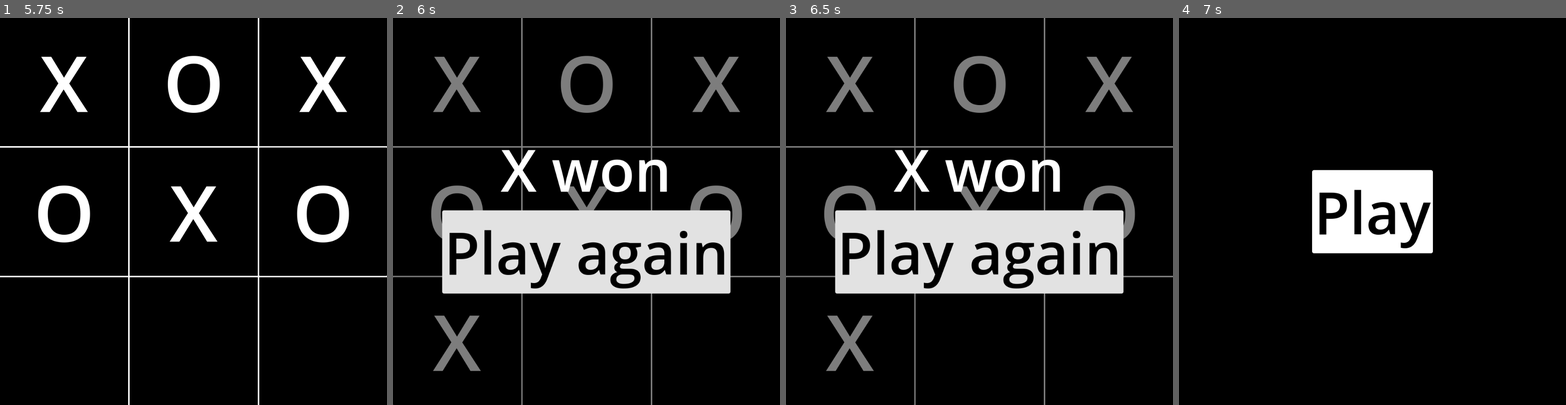
Above: before the commit, frames 1-4 (left to right).
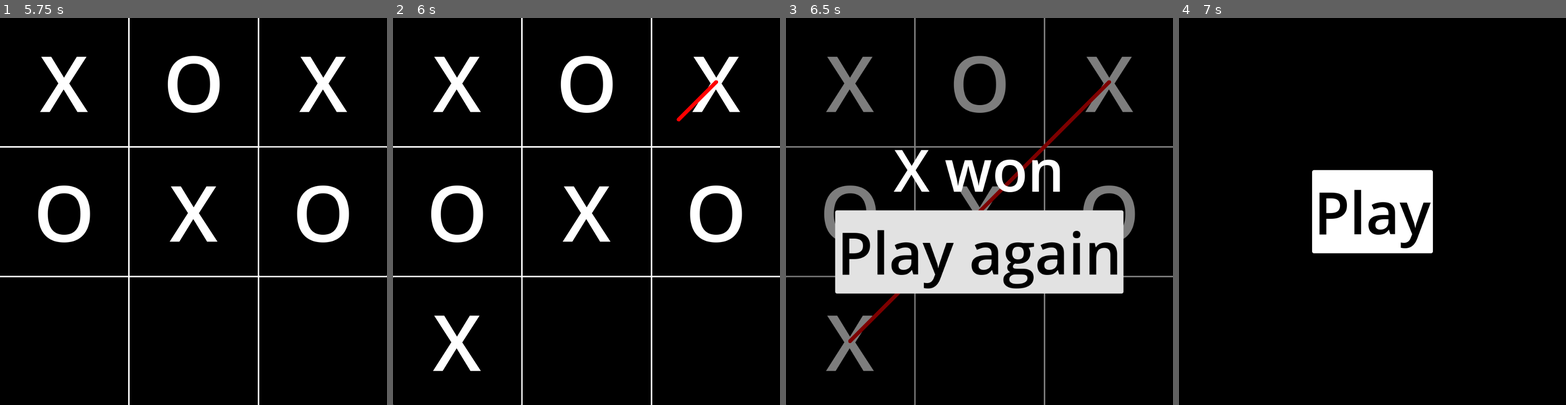
Above: after the commit, the same moments.

Repository: Vorgenstad/tic-tac-toe
Game: Godot game, scene res://scenes/main.tscn
The game is run twice, just before and just after one commit, with the same random seed, the same clock (stepped at 60 frames per second) and the same inputs.
Inputs (mouse positions are in pixels of both pictures, inside the frame that each line leads up to):
- Up to frame 1 (5.75 s): click "Play" at 0.5 s; click (65, 83) at 1.25 s; click (193, 83) at 2 s; click (325, 83) at 2.75 s; click (65, 211) at 3.5 s; click (193, 211) at 4.25 s; click (325, 211) at 5 s
- Up to frame 2 (6 s): click (458, 343) at 5.75 s
- Up to frame 3 (6.5 s): no input
- Up to frame 4 (7 s): click "Play again" at 6.5 s

Frame 1 is identical in both runs. In frame 2, 21% of the frame differs, in the area x 0-100%, y 0-100%; in frame 3, 0.7%; in frame 4, nothing differs.

Commit message:
Added a drawn line across the winning line at the end of the game

Diff:
--- a/scripts/board.gd
+++ b/scripts/board.gd
@@ -3,16 +3,12 @@
 
 signal cell_pressed(x: int, y: int)
 
-@onready var _grid := _initialize_grid()
+var lines: Array
 
-func mark_cell(x: int, y: int, value: Constants.CellValue) -> void:
-	_grid[x][y].mark(value)
+var _grid: Array
 
-func get_value(x: int, y: int) -> Constants.CellValue:
-	return _grid[x][y].value
-
-func _initialize_grid() -> Array:
-	var empty_grid = [[], [], []]
+func _ready() -> void:
+	_grid = [[], [], []]
 
 	for x in 3:
 		for y in 3:
@@ -22,9 +18,21 @@
 
 			cell.connect("pressed", _on_cell_pressed.bind(x, y))
 
-			empty_grid[x].append(cell)
+			_grid[x].append(cell)
 
-	return empty_grid
+	lines = [
+		[_grid[0][0], _grid[0][1], _grid[0][2]],
+		[_grid[1][0], _grid[1][1], _grid[1][2]],
+		[_grid[2][0], _grid[2][1], _grid[2][2]],
+		[_grid[0][0], _grid[1][0], _grid[2][0]],
+		[_grid[0][1], _grid[1][1], _grid[2][1]],
+		[_grid[0][2], _grid[1][2], _grid[2][2]],
+		[_grid[0][0], _grid[1][1], _grid[2][2]],
+		[_grid[0][2], _grid[1][1], _grid[2][0]],
+	]
+
+func mark_cell(x: int, y: int, value: Constants.CellValue) -> void:
+	_grid[x][y].mark(value)
 
 func _on_cell_pressed(x: int, y: int) -> void:
 	cell_pressed.emit(x, y)
--- a/scripts/game.gd
+++ b/scripts/game.gd
@@ -15,25 +15,16 @@
 	var is_win := _check_win()
 
 	if (!is_win && _plays == 9):
-		_game_over(0)
+		_game_over(0, [])
 
 	_current_value = Constants.CellValue.O if _current_value == Constants.CellValue.X else Constants.CellValue.X
 
 func _check_win() -> bool:
-	var line_points = []
+	for line in _board.lines:
+		var points := _get_points(line[0].value, line[1].value, line[2].value)
 
-	line_points.append(_get_points(_board.get_value(0, 0), _board.get_value(0, 1), _board.get_value(0, 2)))
-	line_points.append(_get_points(_board.get_value(1, 0), _board.get_value(1, 1), _board.get_value(1, 2)))
-	line_points.append(_get_points(_board.get_value(2, 0), _board.get_value(2, 1), _board.get_value(2, 2)))
-	line_points.append(_get_points(_board.get_value(0, 0), _board.get_value(1, 0), _board.get_value(2, 0)))
-	line_points.append(_get_points(_board.get_value(0, 1), _board.get_value(1, 1), _board.get_value(2, 1)))
-	line_points.append(_get_points(_board.get_value(0, 2), _board.get_value(1, 2), _board.get_value(2, 2)))
-	line_points.append(_get_points(_board.get_value(0, 0), _board.get_value(1, 1), _board.get_value(2, 2)))
-	line_points.append(_get_points(_board.get_value(0, 2), _board.get_value(1, 1), _board.get_value(2, 0)))
-
-	for points in line_points:
 		if _check_winning_points(points):
-			_game_over(points)
+			_game_over(points, line)
 			return true
 
 	return false
@@ -53,9 +44,46 @@
 func _check_winning_points(points: int) -> bool:
 	return points == 3 || points == -3
 
-func _game_over(points: int) -> void:
+func _game_over(points: int, winning_line: Array) -> void:
 	var winner := _get_winner(points)
 
+	if winner == Constants.Winner.NONE:
+		_display_game_over(winner)
+		return
+
+	var first_cell_center = _get_cell_center(winning_line[0])
+	var last_cell_center = _get_cell_center(winning_line[2])
+
+	var line := _setup_line(first_cell_center)
+
+	var tween = get_tree().create_tween()
+	tween.set_trans(Tween.TRANS_QUART)
+	tween.tween_method(
+		func(new_position: Vector2): line.set_point_position(1, new_position),
+		first_cell_center,
+		last_cell_center,
+		0.5)
+
+	tween.finished.connect(_display_game_over.bind(winner))
+
+func _setup_line(start: Vector2) -> Line2D:
+	var line = Line2D.new()
+
+	line.default_color = Color(200, 0, 0)
+	line.begin_cap_mode = Line2D.LINE_CAP_ROUND
+	line.end_cap_mode = Line2D.LINE_CAP_ROUND
+
+	line.add_point(start, 0)
+	line.add_point(start, 1)
+
+	_board.add_child(line)
+
+	return line
+
+func _get_cell_center(cell: Cell) -> Vector2:
+	return cell.position + cell.size / 2
+
+func _display_game_over(winner: int) -> void:
 	_ui.visible = true
 	_ui.display_game_over(winner)
 
